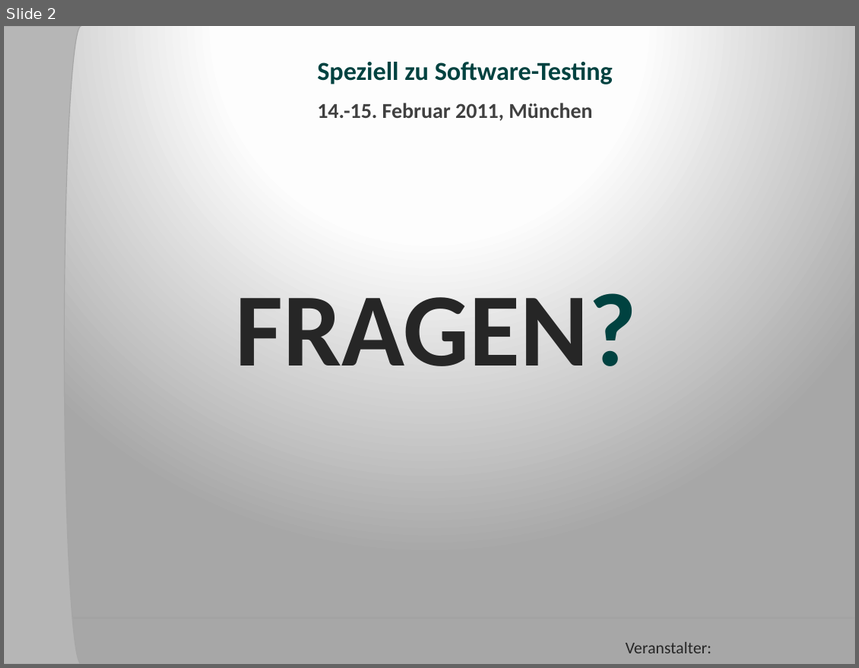
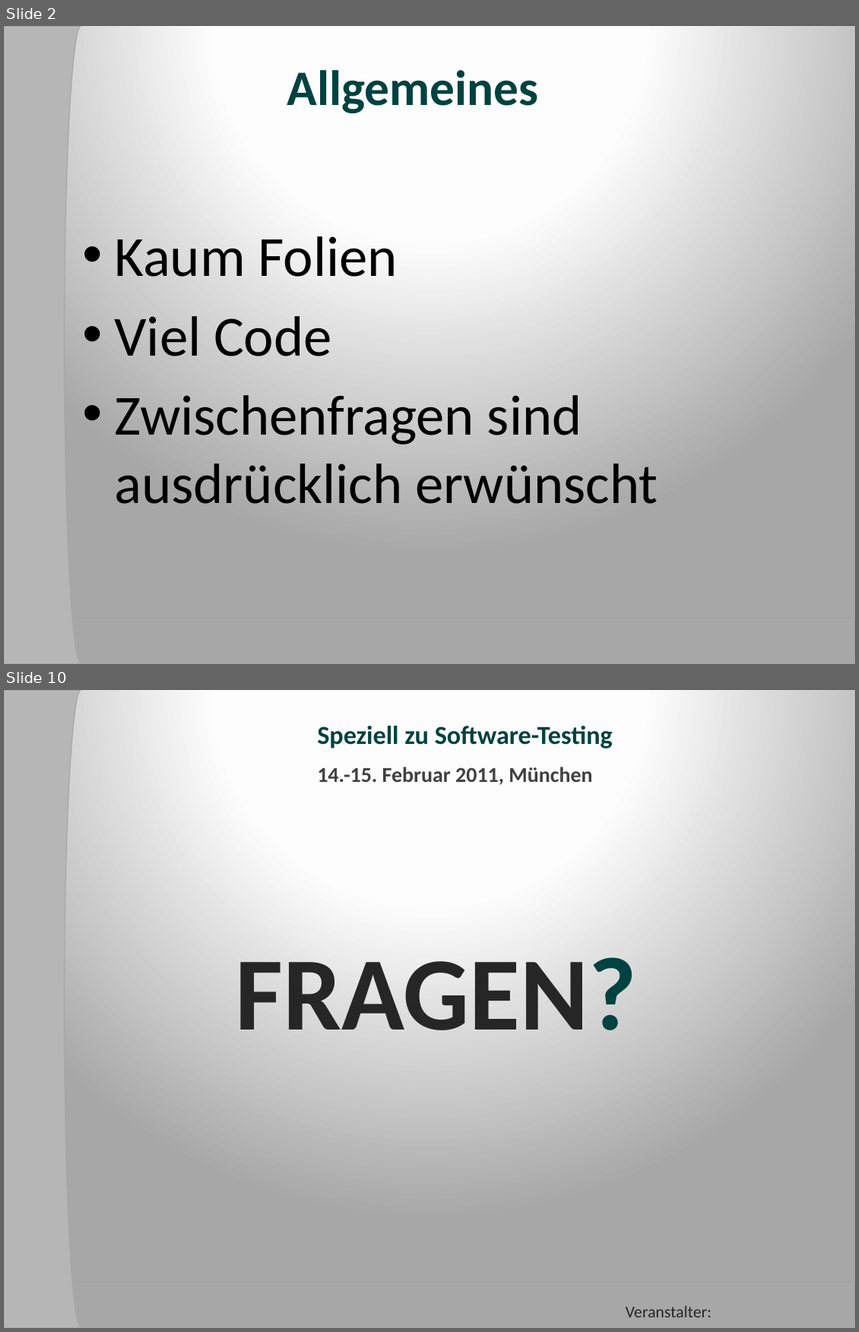
Before and after one commit to forki/NaturalSpec, a slide deck: slides/NaturalSpec_ADC2011_German.pptx. Shown one above the other, each under a label of ours: slide 2 before the commit, slides 2 and 10 after it; the slides between them are not shown. The pictures are 859x668 and 859x1332 pixels, drawn with LibreOffice and Linux fonts; fonts in the diff are those of the drawing; background and template pictures are left out. Boxes give left, top, right and bottom in pixels: in the first picture for what was removed or moved away, otherwise in the second. Text is boxed around its words. In the diff, an @@ line names an element or a change of style, - is before the commit and + after.

```diff
--- a/slides/NaturalSpec_ADC2011_German.pptx
+++ b/slides/NaturalSpec_ADC2011_German.pptx
@@ slide 2 added at [4, 26, 855, 664], background gradient #FFFFFF to #FEFEFE to #A7A7A7; not listed: 2 template elements that a slide beside it also shows @@
@@ title added at [287, 70, 539, 113], 42 pt, text #004240, bold @@
+Allgemeines
@@ text added at [115, 237, 658, 504], 48 pt, text #000000 @@
+• Kaum Folien
+• Viel Code
+• Zwischenfragen sind ausdrücklich erwünscht
@@ what was slide 2 is now slide 10 @@
```
Also in this commit, not shown: 8 other slides added, 1 slide removed.
